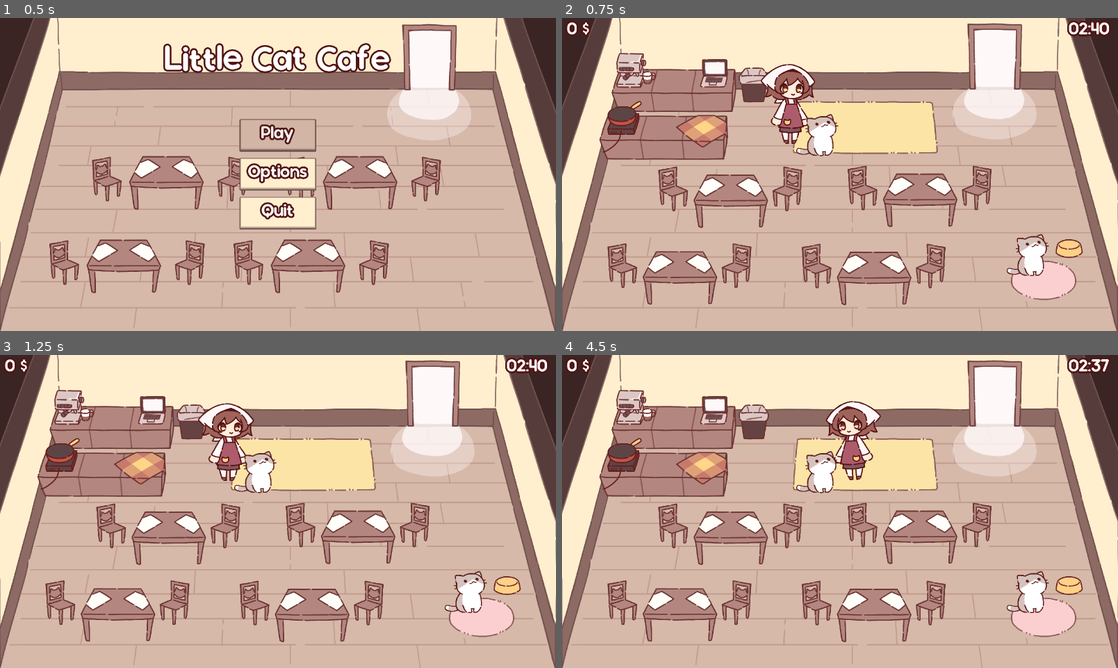
Above: before the commit, frames 1-4 (two rows, left to right).
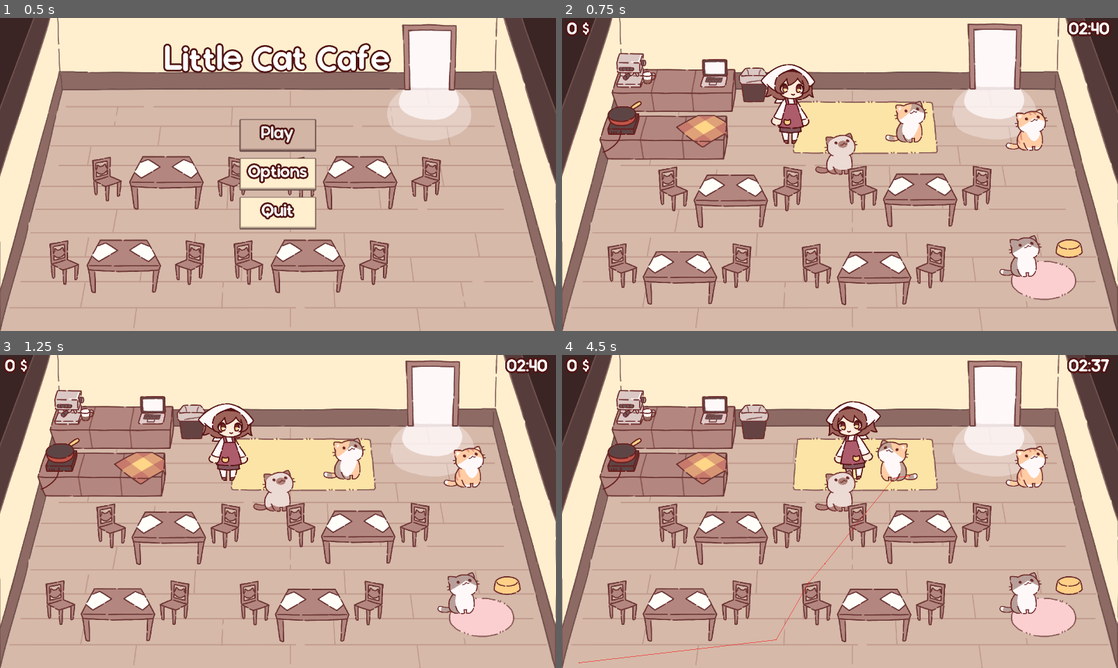
Above: after the commit, the same moments.

Repository: NuTrynity/Little-Cat-Cafe
Game: Godot game, scene res://Nodes/UI/main_menu.tscn
Two runs of this game, one before a commit and one after it. Both use one fixed random seed, a clock stepped at 60 frames per second and the inputs below.
Inputs:
- Up to frame 1 (0.5 s): no input
- Up to frame 2 (0.75 s): click "Play" at 0.5 s
- Up to frame 3 (1.25 s): no input
- Up to frame 4 (4.5 s): hold Right (move_right) 1.28-2.03 s; hold E (interact) 1.28-2.03 s; hold S (move_down) 2.03-2.78 s; tap E (interact) at 2.1, 3.6 s; hold Right (move_right) 2.78-3.53 s; hold E (interact) 2.78-3.53 s; hold W (move_up) 3.53-4.28 s; hold A (move_left) from 4.28 s (still down); hold E (interact) from 4.28 s (still down)

Frame 1 is identical in both runs. In frame 2, 3.0% of the frame differs, in the area x 42-88%, y 26-83%; in frame 3, 3.0%; in frame 4, 3.1%, in the area x 3-88%, y 27-99%.

Commit message:
made different type cat nodes

Diff:
--- /dev/null
+++ b/Nodes/CharacterNodes/brown_cat.tscn
@@ -0,0 +1,14 @@
+[gd_scene load_steps=3 format=3 uid="uid://rqqg70g4oe6h"]
+
+[ext_resource type="PackedScene" uid="uid://p8f1yfir4e6i" path="res://Nodes/CharacterNodes/cat.tscn" id="1_uod6x"]
+[ext_resource type="Texture2D" uid="uid://ctmmpd3v5bgd2" path="res://Sprites/cat_sprites/cat3_interact.png" id="2_swtc0"]
+
+[node name="BrownCat" instance=ExtResource("1_uod6x")]
+idle_speed = 50
+rating_value = 20
+approach_speed = 100
+pause_duration = 8.0
+min_stand_time = 4.0
+
+[node name="CatSprite" parent="CatSkin" index="0"]
+texture = ExtResource("2_swtc0")
--- /dev/null
+++ b/Nodes/CharacterNodes/grey_cat.tscn
@@ -0,0 +1,13 @@
+[gd_scene load_steps=3 format=3 uid="uid://b4c6ax0gp2sb3"]
+
+[ext_resource type="PackedScene" uid="uid://p8f1yfir4e6i" path="res://Nodes/CharacterNodes/cat.tscn" id="1_0ixmo"]
+[ext_resource type="Texture2D" uid="uid://cv7dc2j5y7gup" path="res://Sprites/cat_sprites/cat1_interact.png" id="2_67inw"]
+
+[node name="GreyCat" instance=ExtResource("1_0ixmo")]
+idle_speed = 80
+approach_speed = 120
+pause_duration = 5.0
+
+[node name="CatSprite" parent="CatSkin" index="0"]
+position = Vector2(-14, -93)
+texture = ExtResource("2_67inw")
--- /dev/null
+++ b/Nodes/CharacterNodes/orange_cat.tscn
@@ -0,0 +1,15 @@
+[gd_scene load_steps=3 format=3 uid="uid://bvncyv1g0jrh0"]
+
+[ext_resource type="PackedScene" uid="uid://p8f1yfir4e6i" path="res://Nodes/CharacterNodes/cat.tscn" id="1_nkl1y"]
+[ext_resource type="Texture2D" uid="uid://dr1xkj52y4ha4" path="res://Sprites/cat_sprites/cat4_interact.png" id="2_mjjfw"]
+
+[node name="OrangeCat" instance=ExtResource("1_nkl1y")]
+idle_speed = 95
+rating_value = 25
+approach_speed = 160
+pause_duration = 6.0
+cd_duration = 3.0
+max_stand_time = 7.0
+
+[node name="CatSprite" parent="CatSkin" index="0"]
+texture = ExtResource("2_mjjfw")
--- /dev/null
+++ b/Nodes/CharacterNodes/tabby_cat.tscn
@@ -0,0 +1,16 @@
+[gd_scene load_steps=3 format=3 uid="uid://dqxan0ry8e747"]
+
+[ext_resource type="PackedScene" uid="uid://p8f1yfir4e6i" path="res://Nodes/CharacterNodes/cat.tscn" id="1_3wj2m"]
+[ext_resource type="Texture2D" uid="uid://wa653jp25jou" path="res://Sprites/cat_sprites/cat2_interact.png" id="2_qqwd8"]
+
+[node name="TabbyCat" instance=ExtResource("1_3wj2m")]
+idle_speed = 120
+rating_value = 15
+approach_speed = 200
+pause_duration = 3.0
+cd_duration = 2.0
+min_stand_time = 1.0
+max_stand_time = 5.0
+
+[node name="CatSprite" parent="CatSkin" index="0"]
+texture = ExtResource("2_qqwd8")
--- a/Scripts/CharacterScripts/Cat.gd
+++ b/Scripts/CharacterScripts/Cat.gd
@@ -13,6 +13,8 @@
 @export var approach_speed : int = 110
 @export var pause_duration : float = 4.0
 @export var cd_duration : float = 4.0
+@export var min_stand_time : float = 3.0
+@export var max_stand_time : float = 10.0
 
 @onready var cat_sprite = $CatSkin/CatSprite as Sprite2D
 
@@ -115,7 +117,7 @@
 		aiMvt.target_npc.npc_sprite.flip_h = !reverse
 
 func start_standing_timer():
-	standing_timer.wait_time = rng.randf_range(2.0, 10.0)
+	standing_timer.wait_time = rng.randf_range(min_stand_time, max_stand_time)
 	standing_timer.start()
 
 func start_pause_timer():
--- a/scene_0.tscn
+++ b/scene_0.tscn
@@ -11,14 +11,17 @@
 [ext_resource type="PackedScene" uid="uid://c7nlsk4gpsge5" path="res://Nodes/UI/user_interface.tscn" id="8_4oqfw"]
 [ext_resource type="PackedScene" uid="uid://bngeckmou6uko" path="res://Nodes/ObjectNodes/cat_bowl.tscn" id="8_splhs"]
 [ext_resource type="Texture2D" uid="uid://cof84450vlo1w" path="res://Sprites/room.png" id="9_lubdl"]
-[ext_resource type="PackedScene" uid="uid://p8f1yfir4e6i" path="res://Nodes/CharacterNodes/cat.tscn" id="9_qriue"]
 [ext_resource type="PackedScene" uid="uid://b2soaa4584xu4" path="res://Nodes/ObjectNodes/door.tscn" id="14_1augc"]
 [ext_resource type="PackedScene" uid="uid://cubfrbk4ecgv4" path="res://Nodes/ObjectNodes/table.tscn" id="14_l1tow"]
 [ext_resource type="PackedScene" uid="uid://i145yj5f8vf5" path="res://Nodes/ObjectNodes/cat_carpet.tscn" id="16_6nit4"]
 [ext_resource type="AudioStream" uid="uid://bh3brjbcwn4o6" path="res://Assets/Music/Gameplay.wav" id="16_urv4l"]
+[ext_resource type="PackedScene" uid="uid://b4c6ax0gp2sb3" path="res://Nodes/CharacterNodes/grey_cat.tscn" id="19_1kawg"]
 [ext_resource type="PackedScene" uid="uid://j8ettgplafog" path="res://Nodes/UI/game_condition.tscn" id="19_nxtfs"]
 [ext_resource type="PackedScene" uid="uid://cukw642r356d0" path="res://Nodes/ObjectNodes/long_carpet.tscn" id="19_y2q1h"]
+[ext_resource type="PackedScene" uid="uid://dqxan0ry8e747" path="res://Nodes/CharacterNodes/tabby_cat.tscn" id="20_0p2ex"]
 [ext_resource type="PackedScene" uid="uid://c74trmyu24o5f" path="res://Nodes/UI/pc.tscn" id="20_x4663"]
+[ext_resource type="PackedScene" uid="uid://rqqg70g4oe6h" path="res://Nodes/CharacterNodes/brown_cat.tscn" id="21_56e1g"]
+[ext_resource type="PackedScene" uid="uid://bvncyv1g0jrh0" path="res://Nodes/CharacterNodes/orange_cat.tscn" id="22_e4d4t"]
 
 [sub_resource type="RectangleShape2D" id="RectangleShape2D_f7fjw"]
 size = Vector2(2628, 20)
@@ -86,12 +89,6 @@
 [node name="Player" parent="." instance=ExtResource("1_5ew65")]
 position = Vector2(1051, 567)
 
-[node name="Cat" parent="." instance=ExtResource("9_qriue")]
-position = Vector2(1193, 622)
-
-[node name="Cat2" parent="." instance=ExtResource("9_qriue")]
-position = Vector2(2162, 1174)
-
 [node name="StaticBody2D" type="StaticBody2D" parent="."]
 position = Vector2(274, 664)
 collision_layer = 4
@@ -129,6 +126,18 @@
 
 [node name="GameCondition" parent="EndDay" instance=ExtResource("19_nxtfs")]
 
+[node name="GreyCat" parent="." instance=ExtResource("19_1kawg")]
+position = Vector2(2130, 1182)
+
+[node name="TabbyCat" parent="." instance=ExtResource("20_0p2ex")]
+position = Vector2(1601, 556)
+
+[node name="BrownCat" parent="." instance=ExtResource("21_56e1g")]
+position = Vector2(1279, 703)
+
+[node name="OrangeCat" parent="." instance=ExtResource("22_e4d4t")]
+position = Vector2(2156, 593)
+
 [editable path="Table1"]
 [editable path="Table1/chair2"]
 [editable path="Table1/chair1"]
Not shown: 1 places in scene_0.tscn that only renumber resources
